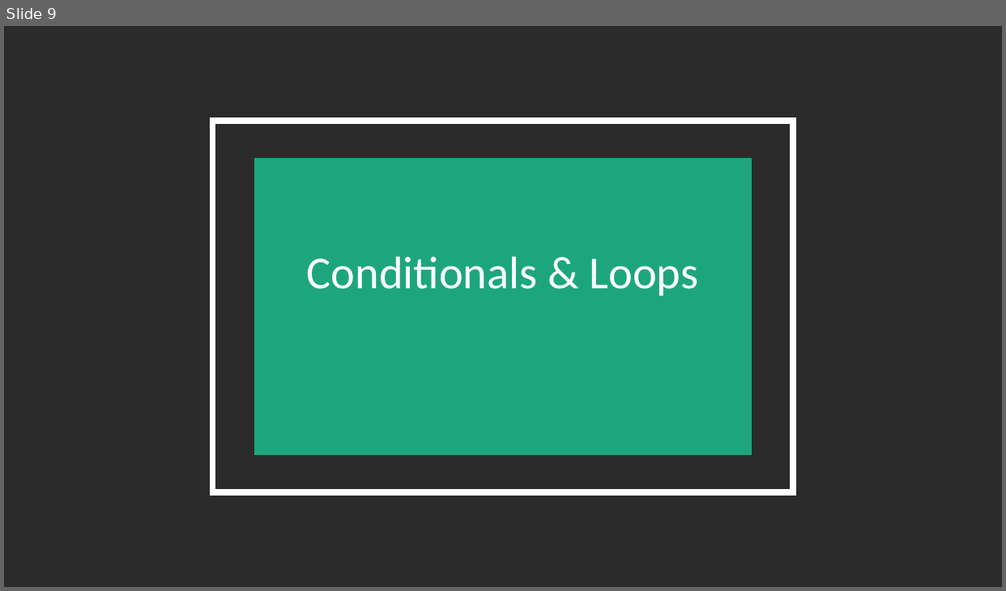
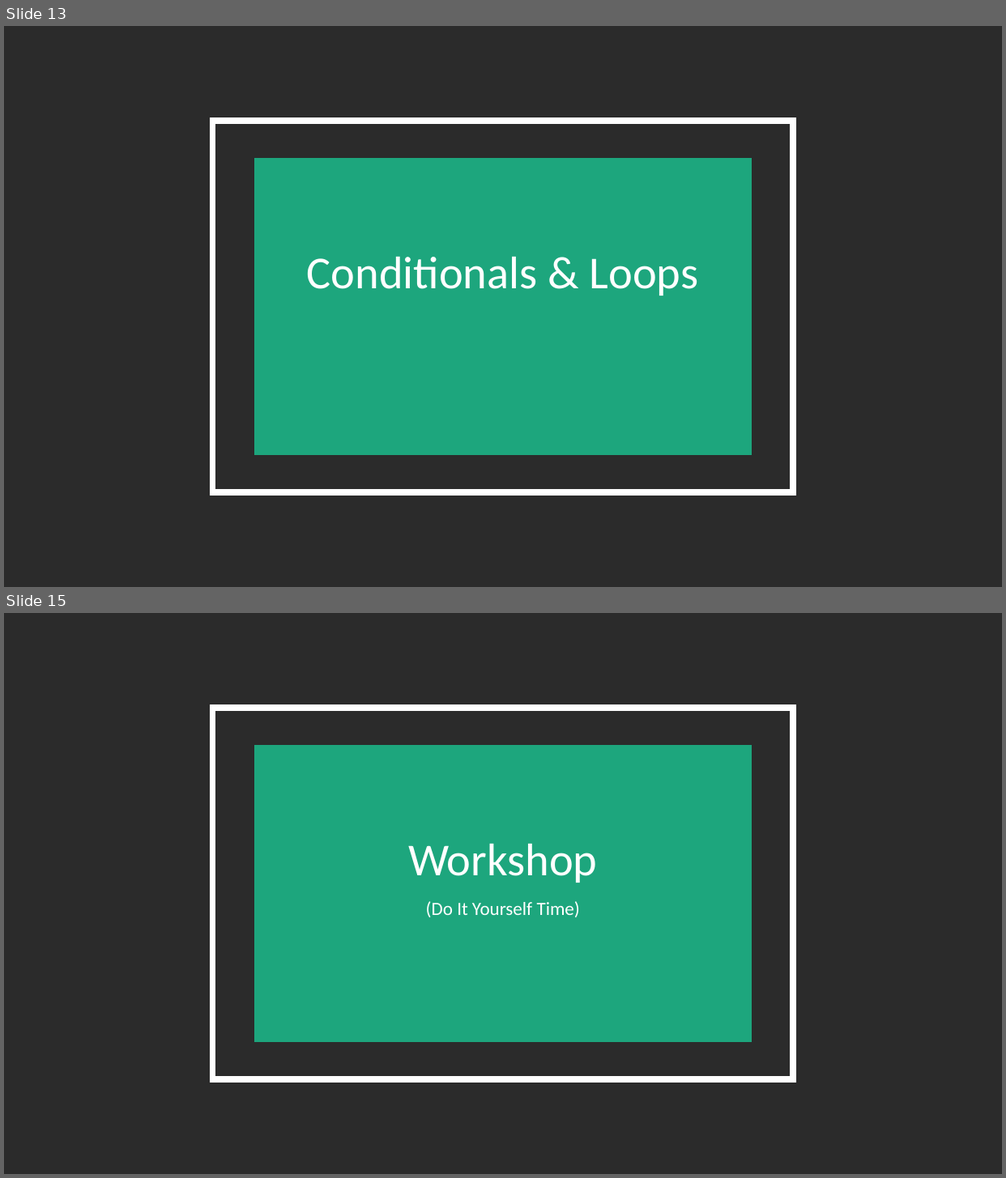
Before and after one commit to BenC0/sass_training-ddl, a slide deck: docs/SASS Intro.pptx. Shown one above the other, each under a label of ours: slide 9 before the commit, slides 13 and 15 after it; the slides between them are not shown. The pictures are 1006x591 and 1006x1178 pixels, drawn with LibreOffice and Linux fonts; fonts in the diff are those of the drawing; background and template pictures are left out; a plain dark background stands for a picture behind light text. Boxes give left, top, right and bottom in pixels: in the first picture for what was removed or moved away, otherwise in the second. Text is boxed around its words. In the diff, an @@ line names an element or a change of style, - is before the commit and + after.

```diff
--- a/docs/SASS Intro.pptx
+++ b/docs/SASS Intro.pptx
@@ slide 15 added at (x1=4, y1=613, x2=1002, y2=1174), background picture (left out); not listed: 2 template elements that a slide beside it also shows @@
@@ text added at (x1=408, y1=843, x2=598, y2=883), 44 pt, text #FFFFFF @@
+Workshop
@@ text added at (x1=426, y1=901, x2=580, y2=918), 18 pt, text #FFFFFF @@
+(Do It Yourself Time)
@@ what was slide 9 is now slide 13 @@
```
Also in this commit, not shown: 1 slide changed, 6 other slides added, 2 slides removed.
